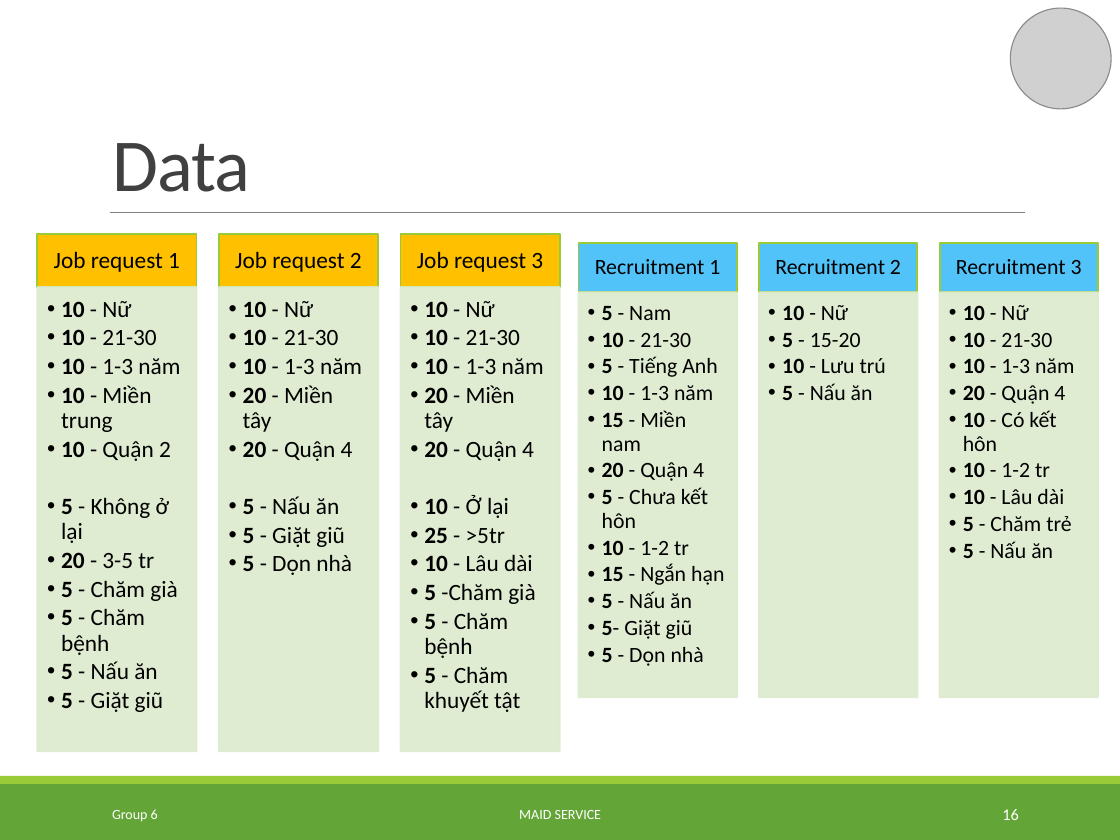
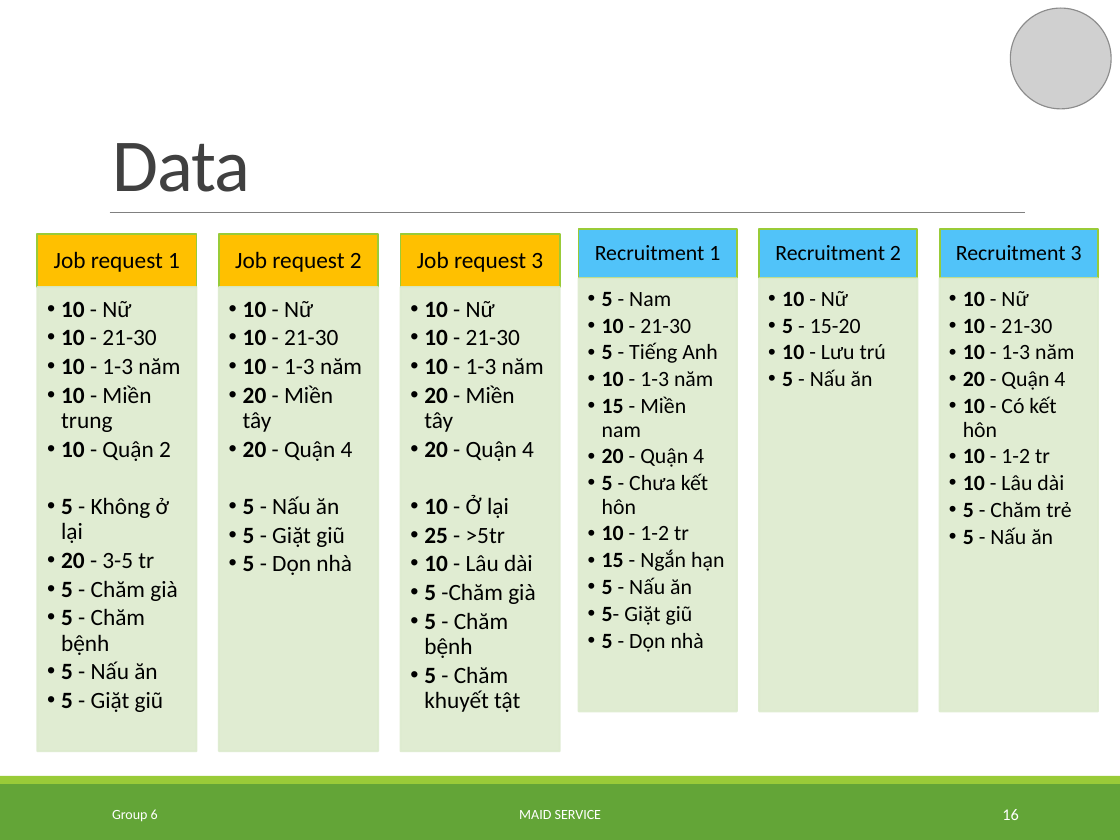
Before and after one commit to TuanBT/ms-website, a slide deck: slide 16 of Presentation/MS_Slide.pptx. Drawn at 1120x840 pixels with LibreOffice and Linux fonts; fonts in the diff are those of the drawing; grey boxes stand for pictures. Boxes give left, top, right and bottom in pixels: in the first picture for what was removed or moved away, otherwise in the second. Text is boxed around its words. In the diff, an @@ line names an element or a change of style, - is before the commit and + after.

```diff
--- a/Presentation/MS_Slide.pptx
+++ b/Presentation/MS_Slide.pptx
@@ 3 texts, 3 rectangles: place and size @@
-3 texts, 3 rectangles at bbox=[579, 243, 1098, 292]
+3 texts, 3 rectangles at bbox=[579, 228, 1098, 278]
@@ text "5 - Nam": place and size @@
-text "5 - Nam" at bbox=[602, 306, 724, 666]
+text "5 - Nam" at bbox=[602, 292, 724, 652]
@@ rectangle: place and size @@
-rectangle at bbox=[579, 292, 737, 697]
+rectangle at bbox=[579, 278, 737, 711]
@@ text "10 - Nữ": place and size @@
-text "10 - Nữ" at bbox=[782, 305, 886, 400]
+text "10 - Nữ" at bbox=[782, 291, 886, 386]
@@ rectangle: place and size @@
-rectangle at bbox=[759, 292, 917, 697]
+rectangle at bbox=[759, 278, 917, 711]
@@ text "10 - Nữ": place and size @@
-text "10 - Nữ" at bbox=[963, 305, 1074, 558]
+text "10 - Nữ" at bbox=[963, 291, 1074, 544]
@@ rectangle: place and size @@
-rectangle at bbox=[940, 292, 1098, 697]
+rectangle at bbox=[940, 278, 1098, 711]
```
Also in this commit, not shown: 7 other slides changed.
